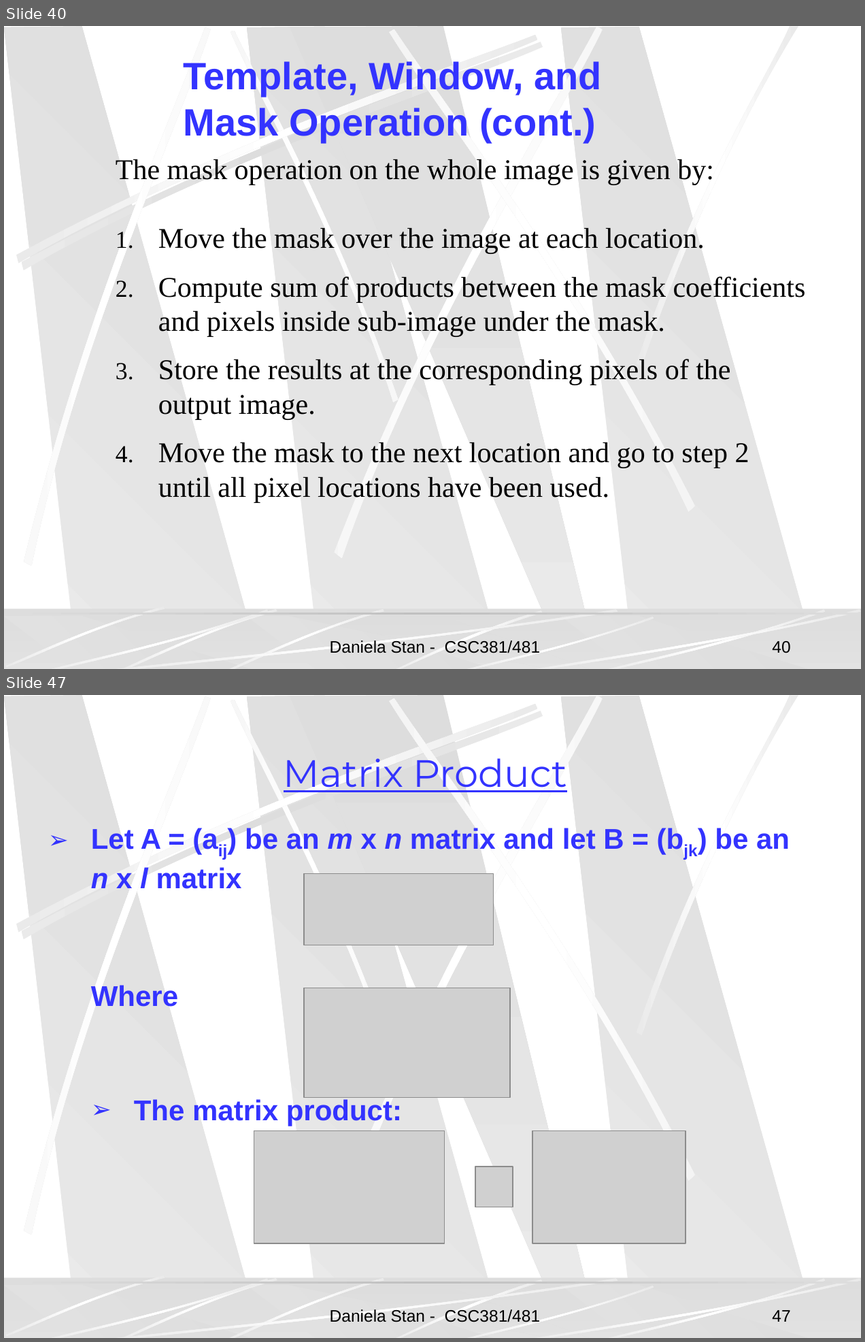
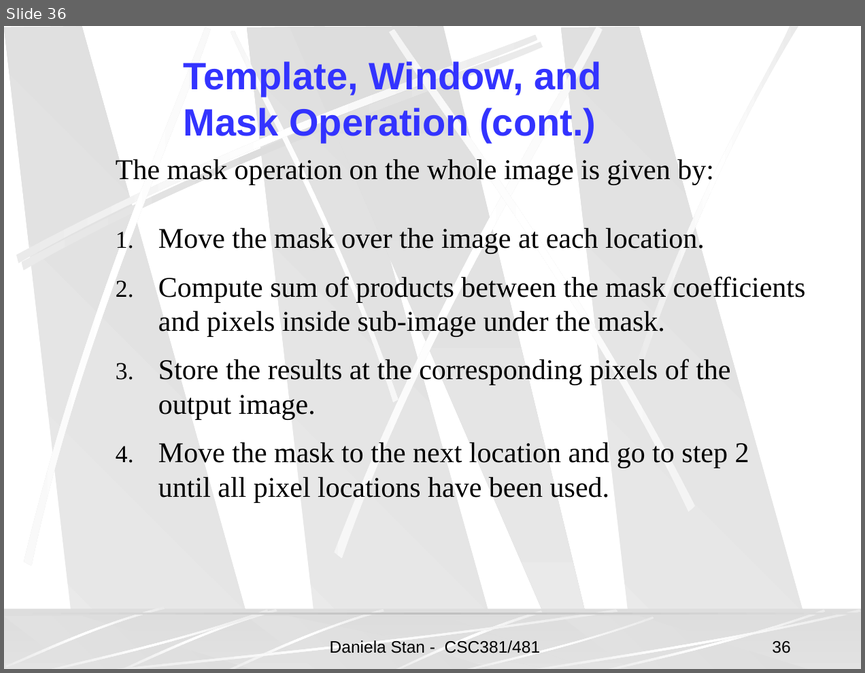
Before and after one commit to vsimonis/matlab-tutorial, a slide deck: IntroToImgProcessing-2.ppt. Shown one above the other, each under a label of ours: slides 40 and 47 before the commit, slide 36 after it; the slides between them are not shown. The pictures are 865x1342 and 865x673 pixels, drawn with LibreOffice and Linux fonts; fonts in the diff are those of the drawing; grey boxes stand for pictures; background and template pictures are left out. Boxes give left, top, right and bottom in pixels: in the first picture for what was removed or moved away, otherwise in the second. Text is boxed around its words. In the diff, an @@ line names an element or a change of style, - is before the commit and + after.

```diff
--- a/IntroToImgProcessing-2.ppt
+++ b/IntroToImgProcessing-2.ppt
@@ slide 47 removed at box(4, 695, 861, 1338), background picture (left out); not listed: 27 template elements that a slide beside it also shows @@
@@ text removed at box(283, 758, 567, 792) @@
-Matrix Product
@@ text removed at box(91, 828, 789, 889) @@
-➢ Let A = (aij) be an m x n matrix and let B = (bjk) be an n x l matrix
@@ picture removed at box(304, 873, 493, 945) @@
@@ text removed at box(91, 985, 178, 1006) @@
-Where
@@ picture removed at box(304, 988, 511, 1098) @@
@@ text removed at box(134, 1099, 402, 1126) @@
-➢ The matrix product:
@@ picture removed at box(254, 1130, 445, 1242) @@
@@ picture removed at box(532, 1130, 686, 1242) @@
@@ picture removed at box(475, 1166, 513, 1206) @@
@@ text removed at box(330, 1309, 541, 1322) @@
-Daniela Stan - CSC381/481
@@ page number removed at box(772, 1310, 790, 1321) @@
-47
@@ what was slide 40 is now slide 36 @@
@@ page number at box(772, 641, 790, 653): text changed @@
-40
+36
```
Also in this commit, not shown: 13 other slides removed, 4 other files.
